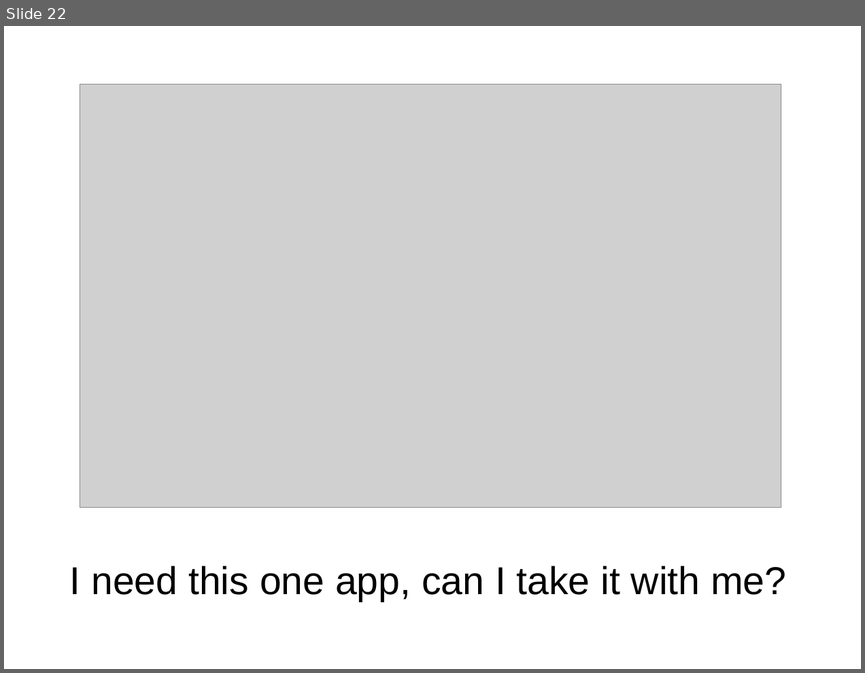
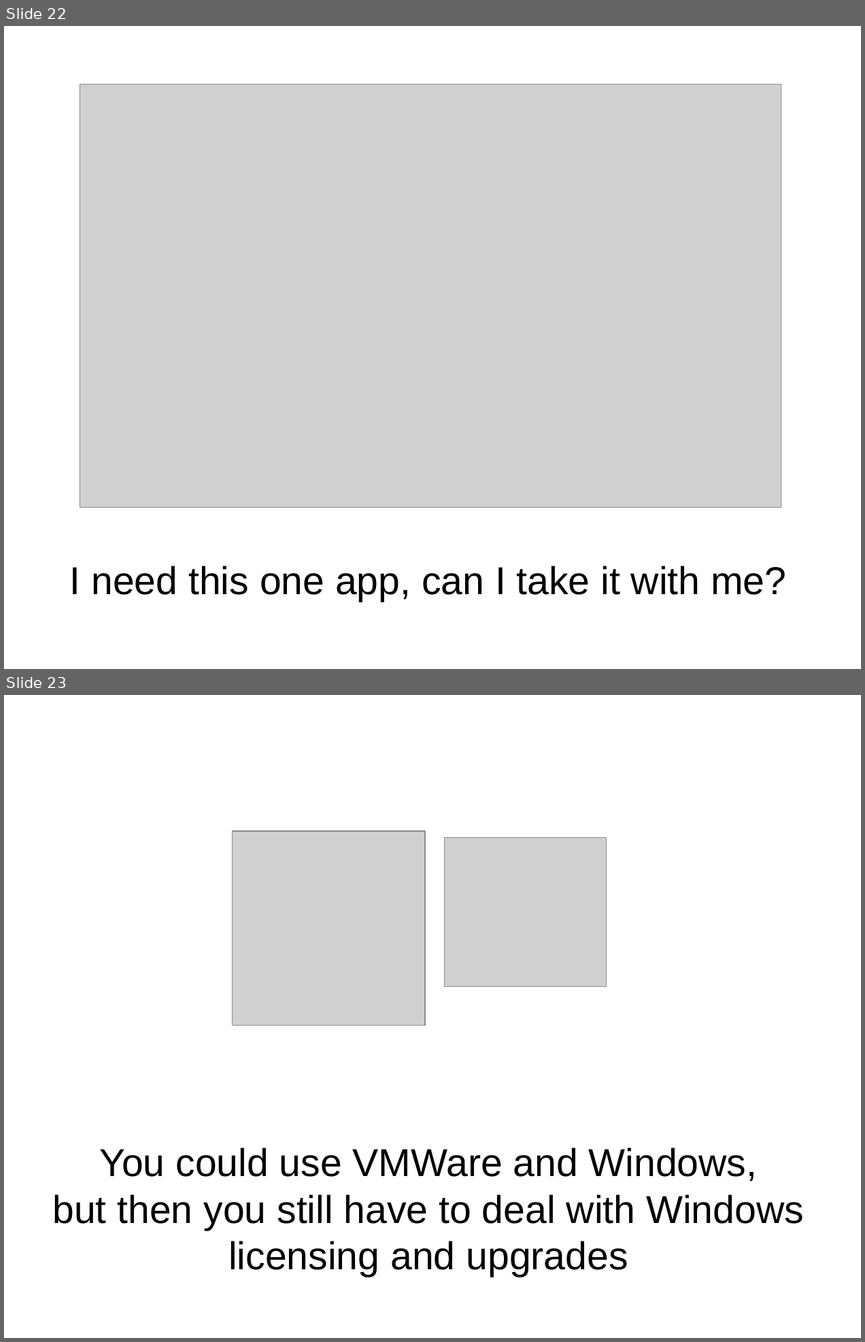
Before and after one commit to imaemo/winezeug, a slide deck: cebit2009/talk.odp. Shown one above the other, each under a label of ours: slide 22 before the commit, slides 22 and 23 after it. The pictures are 865x673 and 865x1342 pixels, drawn with LibreOffice and Linux fonts; fonts in the diff are those of the drawing; grey boxes stand for pictures. Boxes give left, top, right and bottom in pixels: in the first picture for what was removed or moved away, otherwise in the second. Text is boxed around its words. In the diff, an @@ line names an element or a change of style, - is before the commit and + after.

```diff
--- a/cebit2009/talk.odp
+++ b/cebit2009/talk.odp
@@ slide 23 added at (4, 695, 861, 1338), background #FFFFFF @@
@@ picture added at (232, 831, 425, 1025) @@
@@ picture added at (445, 837, 606, 987) @@
@@ title added at (52, 1147, 804, 1276), 36 pt, text #000000 @@
+You could use VMWare and Windows,
+but then you still have to deal with Windows licensing and upgrades
```
Also in this commit, not shown: 2 other slides added, 2 other files.
